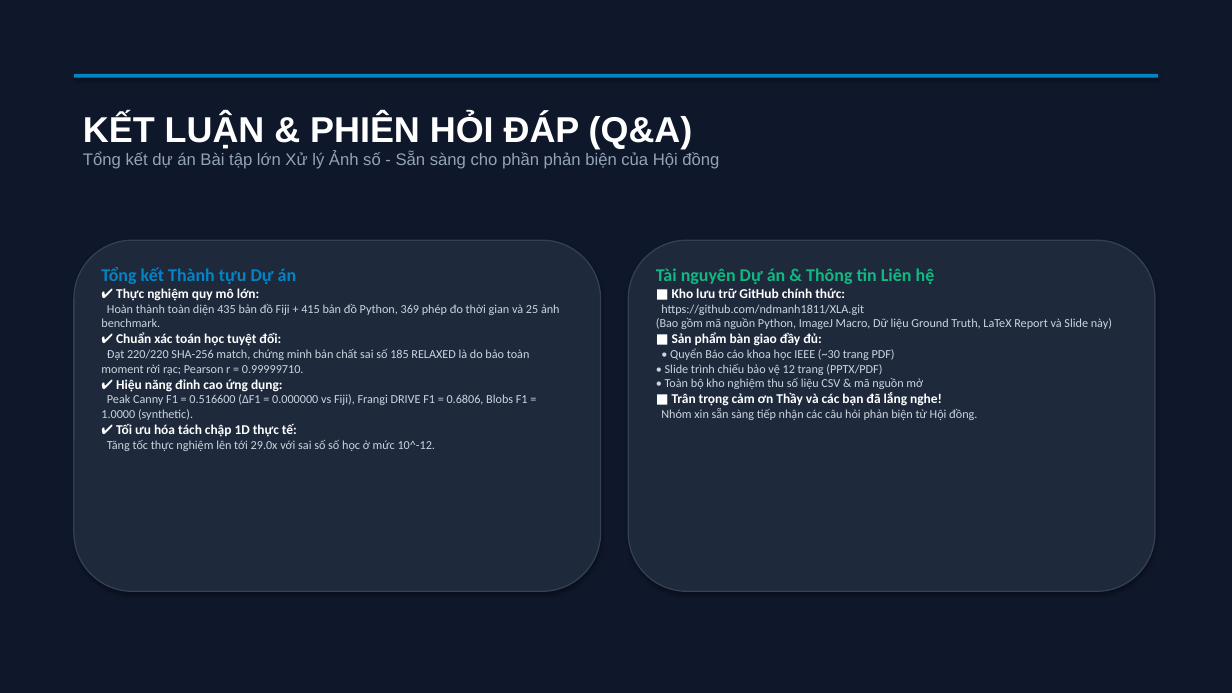
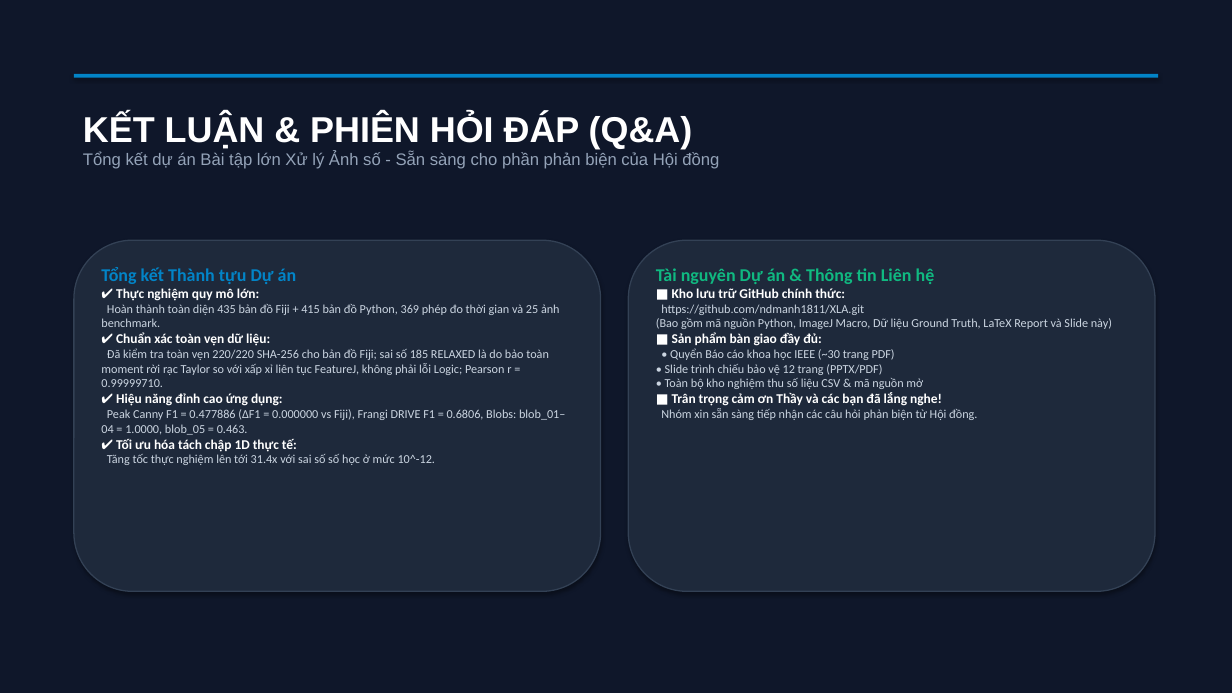
Before and after one commit to ndmanh1811/XLA, a slide deck: slide 12 of docs/slides/BTL_XLA_Nhom_BaoCao.pptx. Drawn at 1232x693 pixels with LibreOffice and Linux fonts; fonts in the diff are those of the drawing. Boxes give left, top, right and bottom in pixels: in the first picture for what was removed or moved away, otherwise in the second. Text is boxed around its words. In the diff, an @@ line names an element or a change of style, - is before the commit and + after.

Commit message:
fix(audit): regenerate Tier 2 metrics, refresh docs/slides/figures, enable strict mode, archive duc_08_11 manifest
- Regenerate outputs/metrics/tier2_results.csv as official Python 8σ branch
  (55 rows: 40 BSDS + 10 DRIVE + 5 Blob; blob_05 = 140/329, F1 0.4628).
- Regenerate outputs/metrics/tier2_results_fiji.csv (55 rows, Fiji fair
  canny, Blob 7σ); BSDS numbers now match canonical:
  0.455418/0.455478, 0.477886/0.477886, 0.441491/0.441491, 0.343340/0.343340.
- Rerun optimization_benchmark.csv: 36 rows, reps=5, max abs diff 1.279e-12;
  update README.md and main.tex tab:optimization-benchmark averages.
- Fix README.md: row counts (55), 7σ/8σ blob_05 distinction, GT overclaim,
  benchmark table, ZIP/main.tex sizes.
- Fix HUONG_DAN_CHO_HUNG.md, nhanxet7/11.md, bai_trinh_trinh_xla.html stale
  FeatureJ/BSDS numbers and backticks.
- Fix main.tex: BSDS 0.516600 -> 0.477886 (x3), NMS 8 hướng -> 4 sector,
  Ground Truth overclaim, blob 7σ/8σ labels.
- Fix PROTOCOL.md typos; duc_08_11 run_manifest.json -> ARCHIVED_HISTORICAL,
  superseded_by outputs/metrics/, STRICT/RELAXED/FAIL counts, recompute 4
  stale checksums; KET_QUA_METRIC.md smoke FAIL -> RELAXED; README_DUC_08_11.md
  root/bundle direction.
- Fix generate_calib_images.py / smoke_test_analytical.py parabol.tif ->
  parabola.tif.
- Enable strict=True in convolution/kernel/hessian core callers; Tier 1 still
  35 STRICT / 185 RELAXED / 0 FAIL.
- Regenerate build_slides.py values, BTL_XLA_Nhom_BaoCao.pptx, demo_bsds_output.png
  (F1 = 0.4779), and the 4 BSDS figures; copy to report_template/figures/.
- QA: unittest 24/24, run_tests.py 5/5, validate_fiji_outputs.py 435/435,
  verify_tier1.py 35/185/0.

```diff
--- a/docs/slides/BTL_XLA_Nhom_BaoCao.pptx
+++ b/docs/slides/BTL_XLA_Nhom_BaoCao.pptx
@@ text at [101,332,549,387]: text changed @@
-✔ Chuẩn xác toán học tuyệt đối:
-Đạt 220/220 SHA-256 match, chứng minh bản chất sai số 185 RELAXED là do bảo toàn moment rời rạc; Pearson r = 0.99999710.
+✔ Chuẩn xác toàn vẹn dữ liệu:
+Đã kiểm tra toàn vẹn 220/220 SHA-256 cho bản đồ Fiji; sai số 185 RELAXED là do bảo toàn moment rời rạc Taylor so với xấp xỉ liên tục FeatureJ, không phải lỗi Logic; Pearson r = 0.99999710.
@@ text at [101,409,565,435]: text changed @@
-Peak Canny F1 = 0.516600 (ΔF1 = 0.000000 vs Fiji), Frangi DRIVE F1 = 0.6806, Blobs F1 = 1.0000 (synthetic).
+Peak Canny F1 = 0.477886 (ΔF1 = 0.000000 vs Fiji), Frangi DRIVE F1 = 0.6806, Blobs: blob_01–04 = 1.0000, blob_05 = 0.463.
@@ text at [107,454,435,465]: text changed @@
-Tăng tốc thực nghiệm lên tới 29.0x với sai số số học ở mức 10^-12.
+Tăng tốc thực nghiệm lên tới 31.4x với sai số số học ở mức 10^-12.
```
Also in this commit, not shown: 4 other slides changed, 25 other files.
